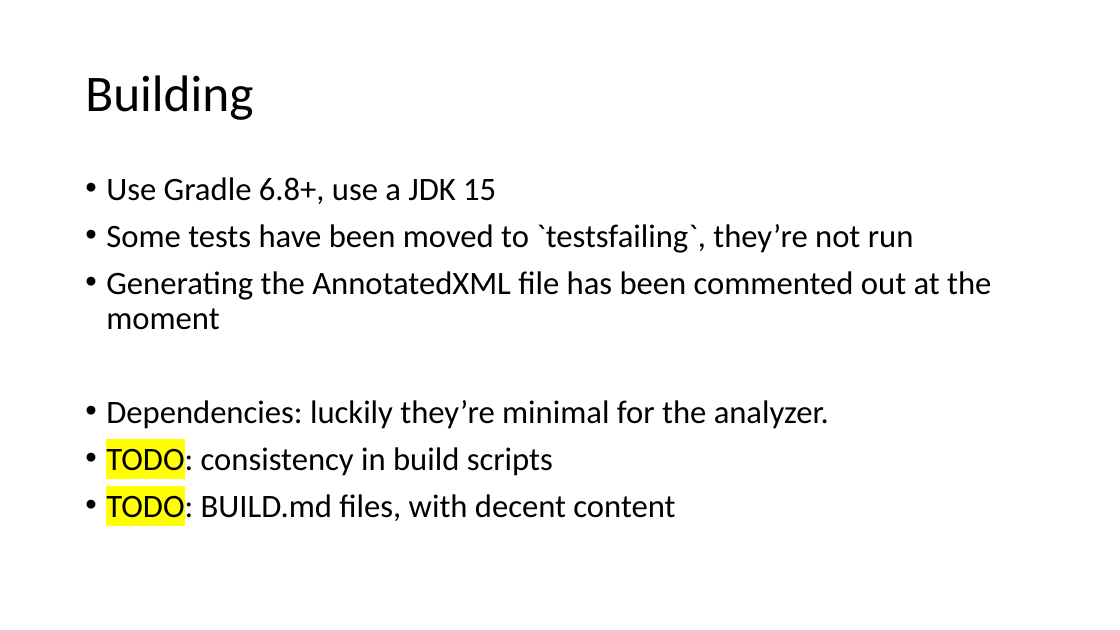
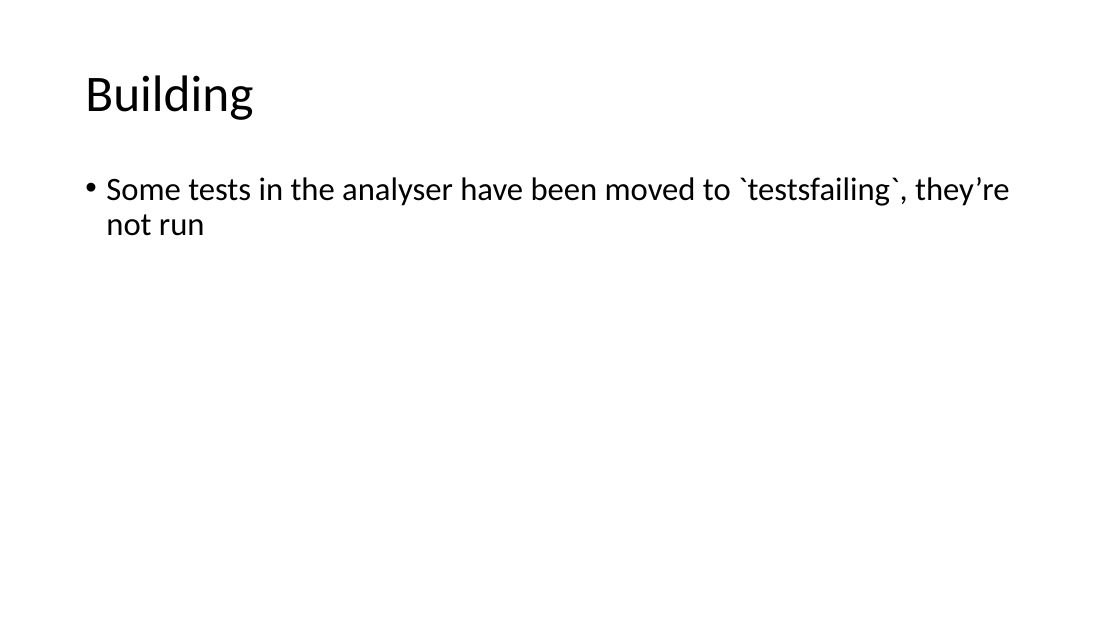
Before and after one commit to e2immu/e2immu-site, a slide deck: slide 6 of static/powerpoint/SlideDeck2.pptx (slide 8 before the commit). Drawn at 1120x630 pixels with LibreOffice and Linux fonts; fonts in the diff are those of the drawing. Boxes give left, top, right and bottom in pixels: in the first picture for what was removed or moved away, otherwise in the second. Text is boxed around its words. In the diff, an @@ line names an element or a change of style, - is before the commit and + after.

```diff
--- a/static/powerpoint/SlideDeck2.pptx
+++ b/static/powerpoint/SlideDeck2.pptx
@@ text at [106,177,1009,236]: text changed @@
-• Use Gradle 6.8+, use a JDK 15
-• Some tests have been moved to `testsfailing`, they’re not run
-• Generating the AnnotatedXML file has been commented out at the moment
-• Dependencies: luckily they’re minimal for the analyzer.
-• TODO: consistency in build scripts
-• TODO: BUILD.md files, with decent content
+• Some tests in the analyser have been moved to `testsfailing`, they’re not run
```
Also in this commit, not shown: 8 other slides changed, 1 slide removed, 4 other files.
